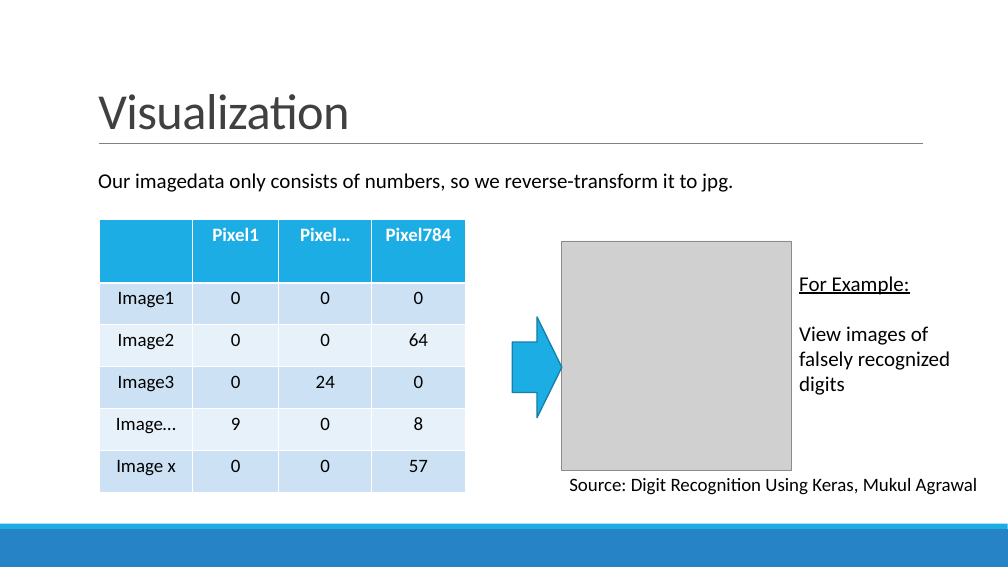
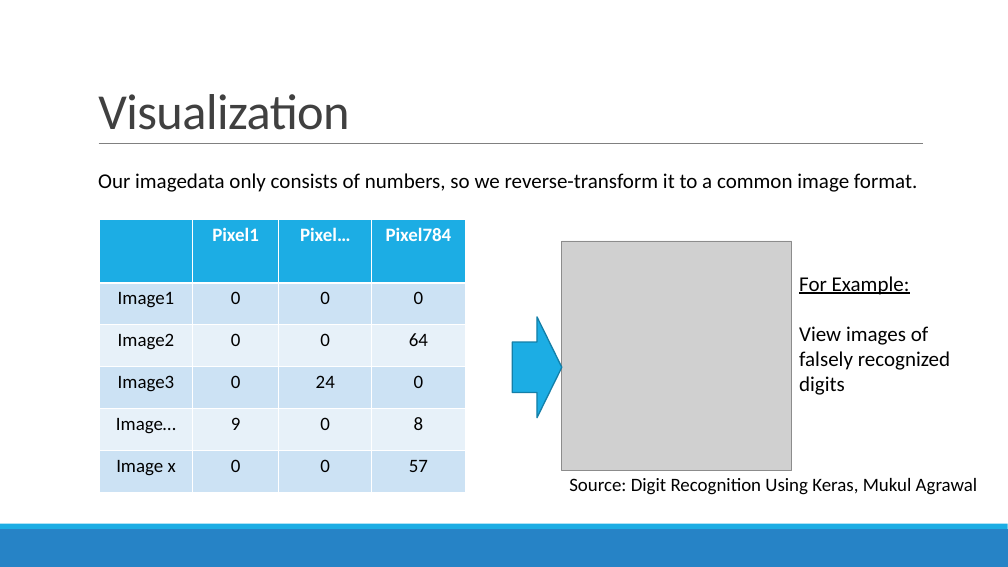
Before and after one commit to datascience-mobi/project-03-group-01, a slide deck: slide 7 of Vortrag1.pptx. Drawn at 1008x567 pixels with LibreOffice and Linux fonts; fonts in the diff are those of the drawing; grey boxes stand for pictures. Boxes give left, top, right and bottom in pixels: in the first picture for what was removed or moved away, otherwise in the second. Text is boxed around its words. In the diff, an @@ line names an element or a change of style, - is before the commit and + after.

```diff
--- a/Vortrag1.pptx
+++ b/Vortrag1.pptx
@@ text at box(98, 173, 917, 192): text changed @@
-Our imagedata only consists of numbers, so we reverse-transform it to jpg.
+Our imagedata only consists of numbers, so we reverse-transform it to a common image format.
```
Also in this commit, not shown: 4 other slides changed.
